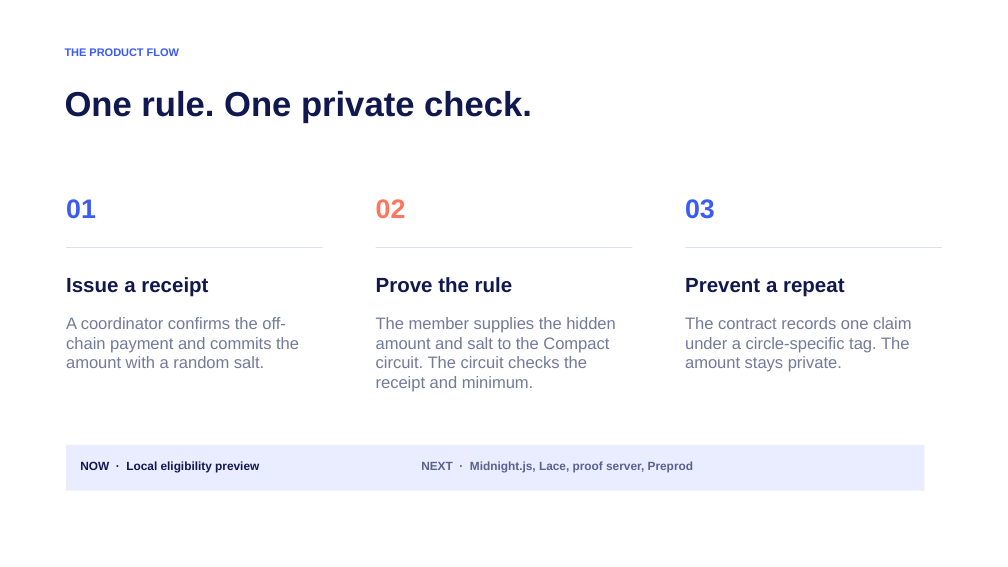
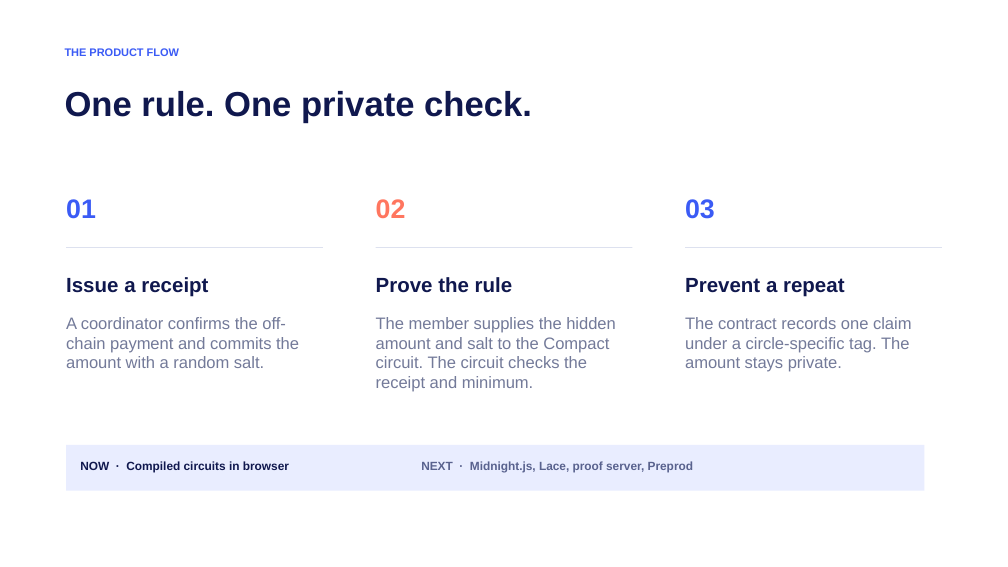
Before and after one commit to Danztee/roundveil, a slide deck: slide 3 of docs/Roundveil-Pitch.pptx. Drawn at 1008x567 pixels with LibreOffice and Linux fonts; fonts in the diff are those of the drawing. Boxes give left, top, right and bottom in pixels: in the first picture for what was removed or moved away, otherwise in the second. Text is boxed around its words. In the diff, an @@ line names an element or a change of style, - is before the commit and + after.

Commit message:
feat: execute Roundveil Compact circuits in browser

```diff
--- a/docs/Roundveil-Pitch.pptx
+++ b/docs/Roundveil-Pitch.pptx
@@ text at [80,461,289,473]: text changed @@
-NOW · Local eligibility preview
+NOW · Compiled circuits in browser
```
Also in this commit, not shown: 30 other files.
